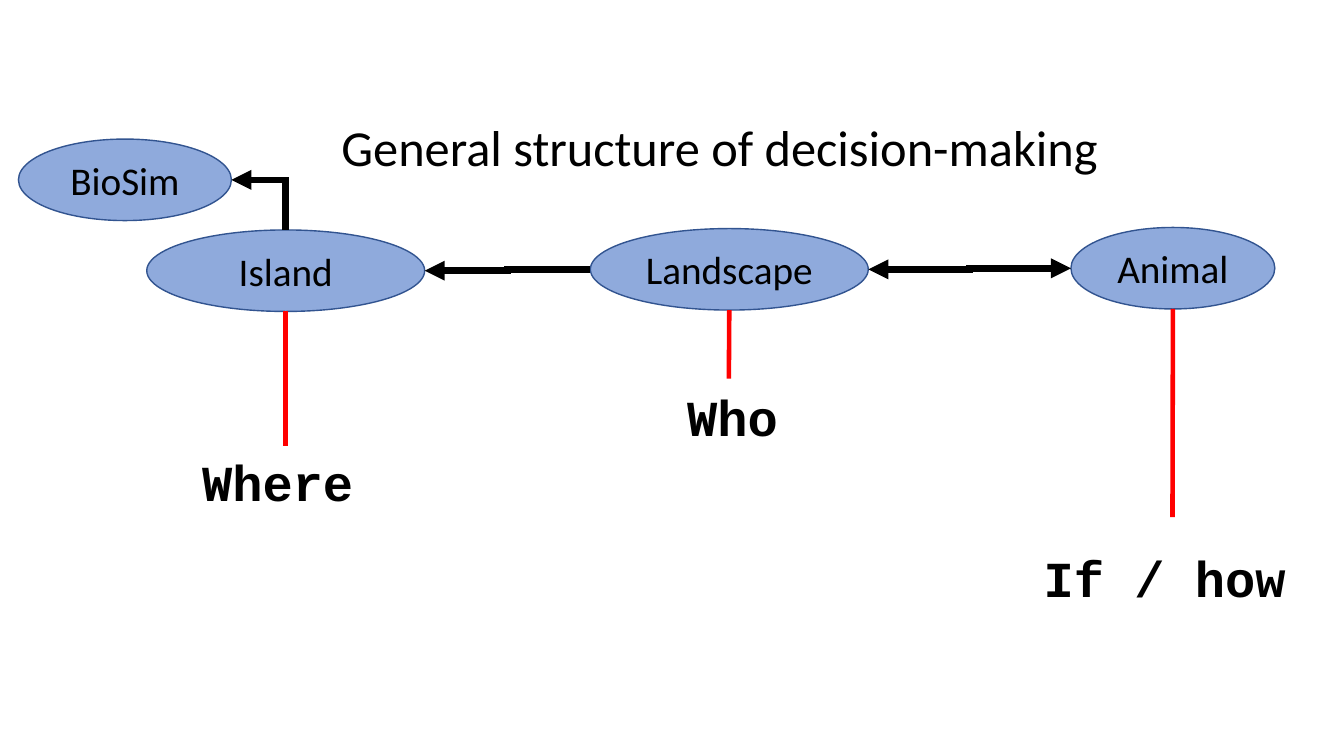
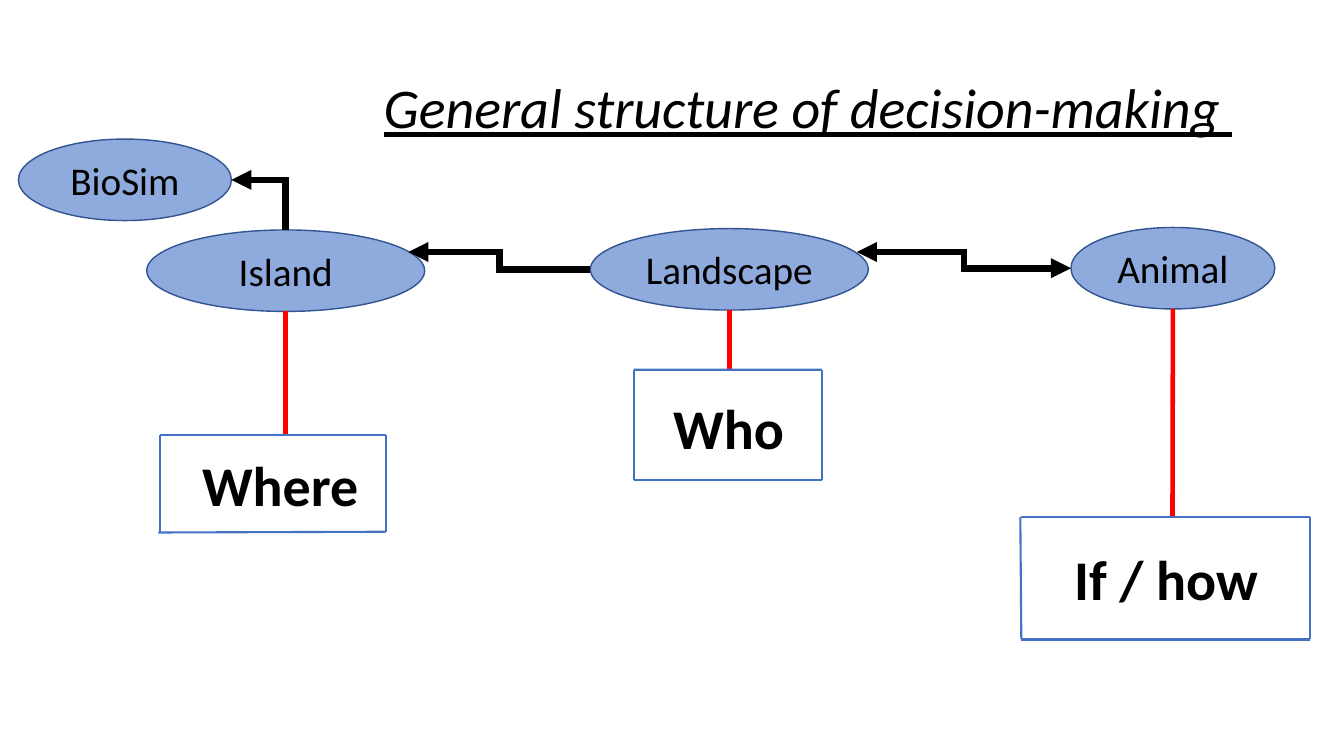
Before and after one commit to Sigvesor/ecosystem-model-rossumoya, a slide deck: slide 5 of biosim_project/presentation/Presentation1.pptx (slide 3 before the commit). Drawn at 1344x756 pixels with LibreOffice and Linux fonts; fonts in the diff are those of the drawing. Boxes give left, top, right and bottom in pixels: in the first picture for what was removed or moved away, otherwise in the second. Text is boxed around its words. In the diff, an @@ line names an element or a change of style, - is before the commit and + after.

```diff
--- a/biosim_project/presentation/Presentation1.pptx
+++ b/biosim_project/presentation/Presentation1.pptx
@@ text "General structure of decision-making": place and size @@
-text "General structure of decision-making" at <box>341,131,1098,175</box>
+text "General structure of decision-making" at <box>384,89,1220,138</box>
@@ text "General structure of decision-making" at <box>384,89,1220,138</box>: size 36 to 40 pt, italic on, underline on @@
@@ elbow arrow moved from (424, 271) - (591, 269) to (408, 252) - (591, 269) @@
@@ elbow double arrow moved from (1071, 268) - (868, 269) to (1071, 268) - (857, 252) @@
@@ line moved from (285, 312) - (285, 446) to (285, 312) - (285, 435) @@
@@ line moved from (730, 311) - (729, 379) to (730, 311) - (730, 370) @@
@@ line added from (634, 481) to (634, 370), #4472C4 1.5 pt @@
@@ line added from (822, 370) to (634, 370), #4472C4 1.5 pt @@
@@ size 36 to 40 pt, font Courier New to Calibri in 3 elements at <box>202,466,358,507</box>, <box>1074,560,1258,601</box>, <box>673,409,784,450</box> @@
@@ text "Who": place and size @@
-text "Who" at <box>687,399,778,437</box>
+text "Who" at <box>673,409,784,450</box>
@@ line added from (822, 481) to (822, 370), #4472C4 1.5 pt @@
@@ line added from (160, 532) to (160, 435), #4472C4 1.5 pt @@
@@ line added from (386, 435) to (160, 435), #4472C4 1.5 pt @@
@@ line added from (386, 532) to (386, 435), #4472C4 1.5 pt @@
@@ line added from (822, 481) to (634, 481), #4472C4 1.5 pt @@
@@ line added from (386, 532) to (158, 532), #4472C4 1.5 pt @@
@@ text "If / how": place and size @@
-text "If / how" at <box>1044,561,1286,598</box>
+text "If / how" at <box>1074,560,1258,601</box>
@@ line added from (1021, 639) to (1020, 517), #4472C4 1.5 pt @@
@@ line added from (1311, 517) to (1021, 517), #4472C4 1.5 pt @@
@@ line added from (1311, 639) to (1311, 517), #4472C4 1.5 pt @@
@@ line added from (1311, 639) to (1021, 639), #4472C4 1.5 pt @@
```
Also in this commit, not shown: 3 other slides changed, 2 slides added.
